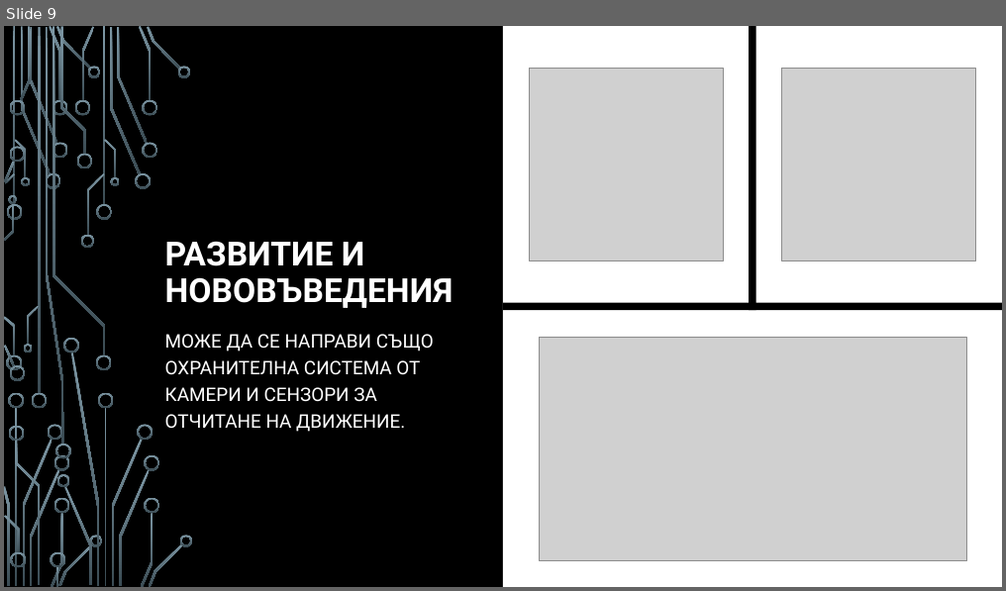
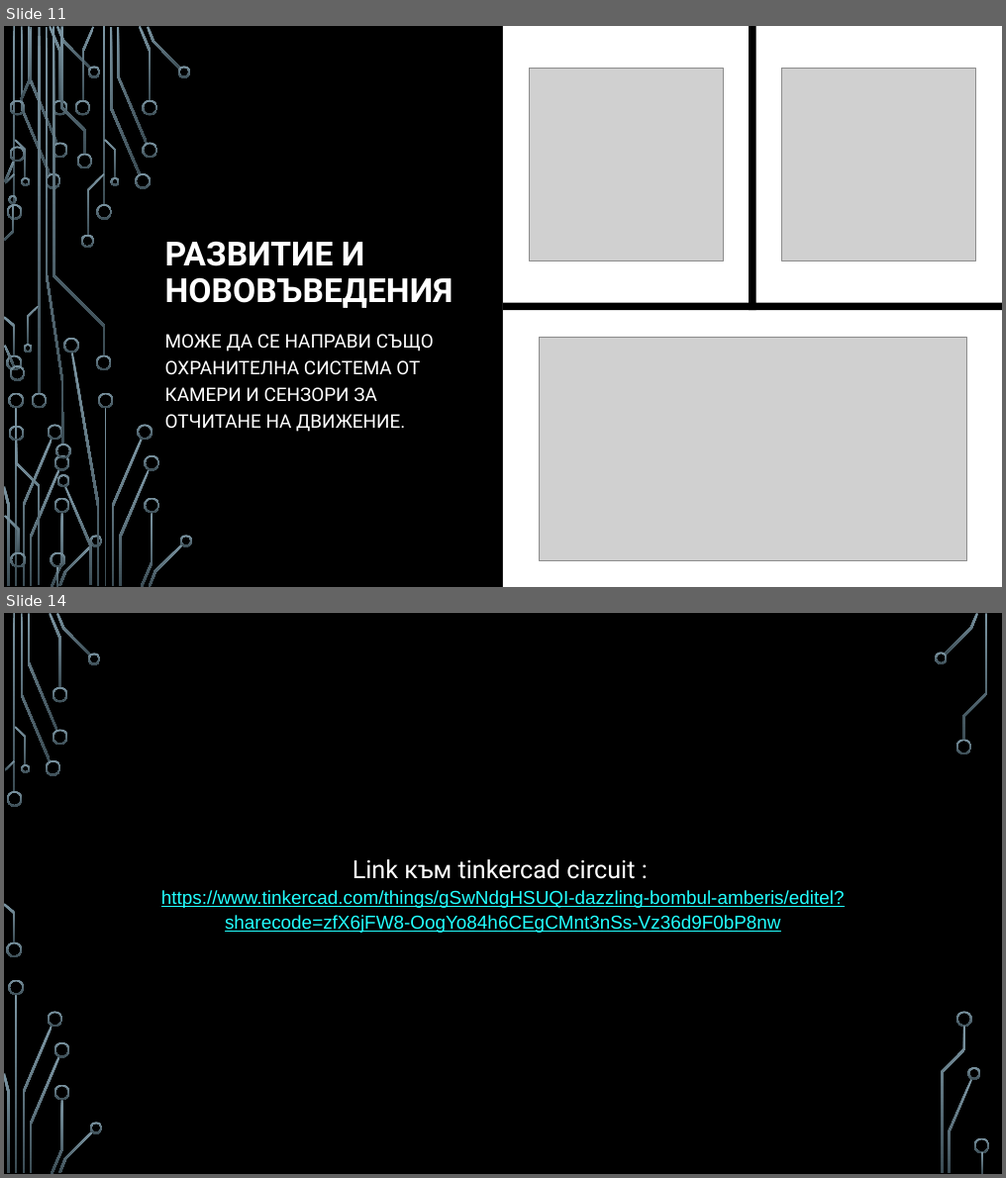
Before and after one commit to Thebro40/Security-system-tinkercad-project, a slide deck: Presentation.pptx. Shown one above the other, each under a label of ours: slide 9 before the commit, slides 11 and 14 after it; the slides between them are not shown. The pictures are 1006x591 and 1006x1178 pixels, drawn with LibreOffice and Linux fonts; fonts in the diff are those of the drawing; grey boxes stand for pictures; background and template pictures are left out. Boxes give left, top, right and bottom in pixels: in the first picture for what was removed or moved away, otherwise in the second. Text is boxed around its words. In the diff, an @@ line names an element or a change of style, - is before the commit and + after.

Commit message:
Seperated photos for breadboard design, schematic view, components list and added link

```diff
--- a/Presentation.pptx
+++ b/Presentation.pptx
@@ slide 14 added at (4, 613, 1002, 1174), background picture (left out); not listed: 31 template elements that a slide beside it also shows @@
@@ text added at (161, 860, 845, 933), 18 pt, text #22FFFF, underline @@
+Link към tinkercad circuit :
+https://www.tinkercad.com/things/gSwNdgHSUQI-dazzling-bombul-amberis/editel?sharecode=zfX6jFW8-OogYo84h6CEgCMnt3nSs-Vz36d9F0bP8nw
@@ group added at (935, 652, 990, 1155): 5 freeform shapes @@
@@ what was slide 9 is now slide 11 @@
```
Also in this commit, not shown: 1 slide changed, 3 other slides added, 1 slide removed, 1 other file.
